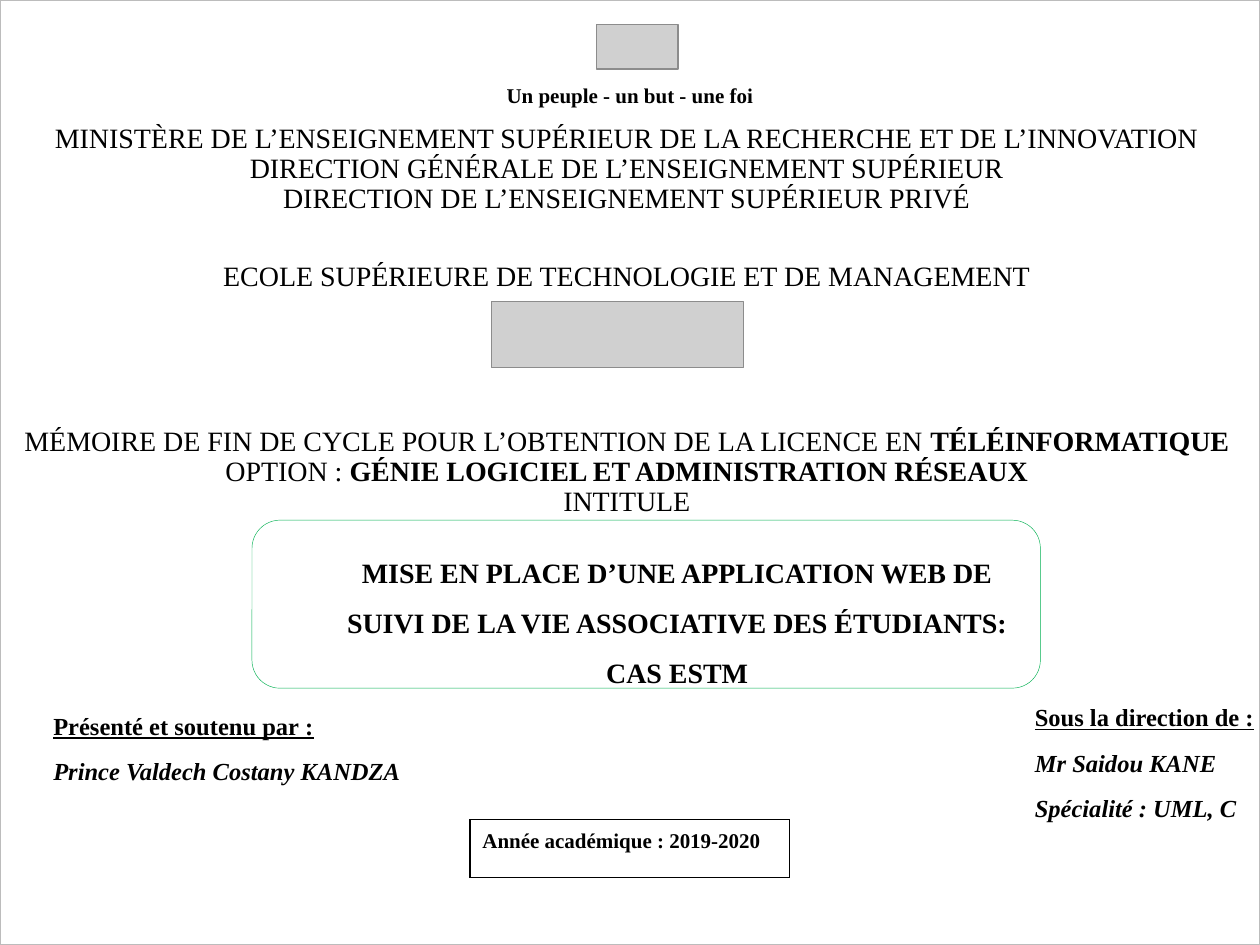
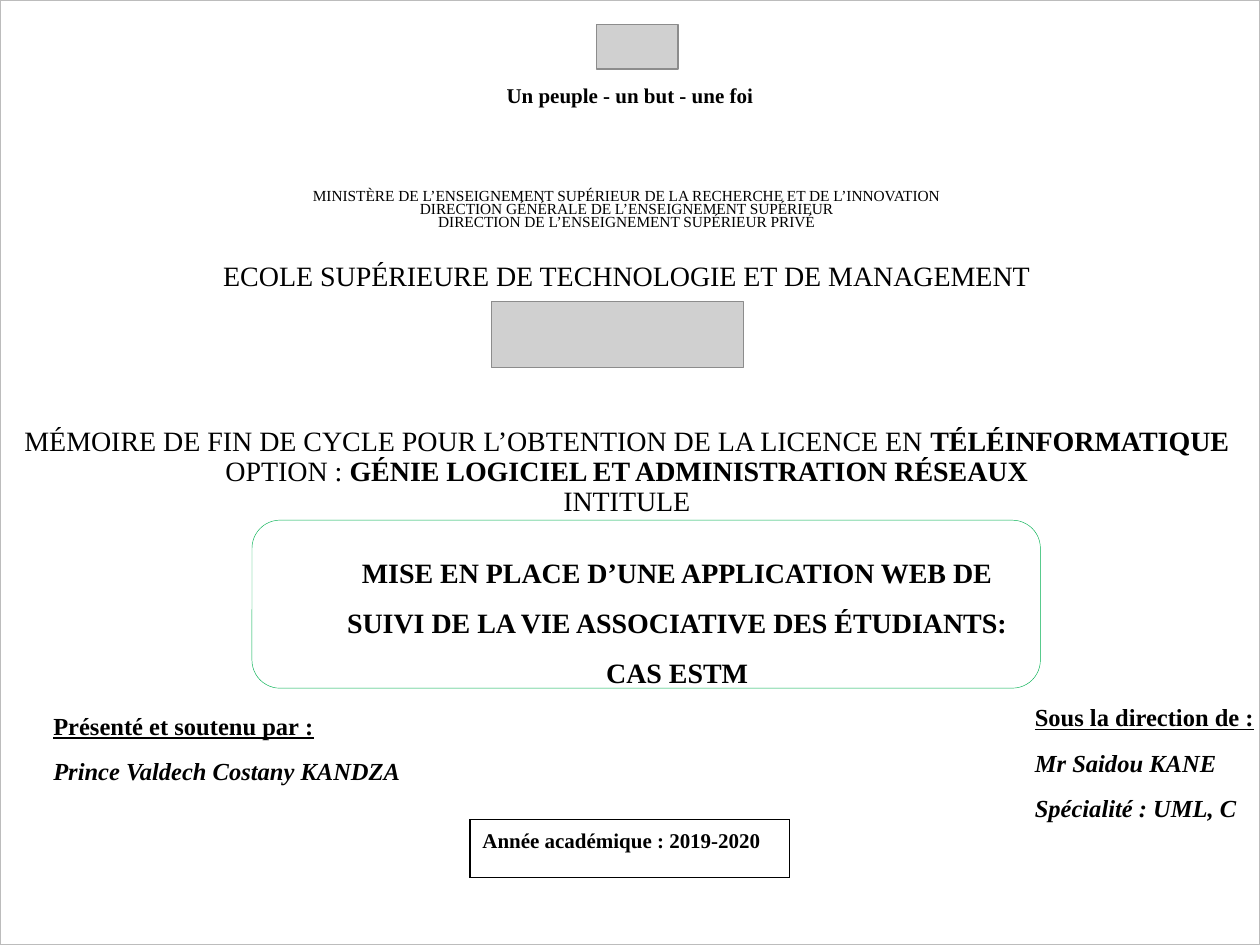
Before and after one commit to costany93/mymemory, a slide deck: slide 1 of 2186_curved_lines/2186.ppt. Drawn at 1260x945 pixels with LibreOffice and Linux fonts; fonts in the diff are those of the drawing; grey boxes stand for pictures; background and template pictures are left out. Boxes give left, top, right and bottom in pixels: in the first picture for what was removed or moved away, otherwise in the second. Text is boxed around its words. In the diff, an @@ line names an element or a change of style, - is before the commit and + after.

```diff
--- a/2186_curved_lines/2186.ppt
+++ b/2186_curved_lines/2186.ppt
@@ text "MINISTÈRE DE L’ENSEIGNEMENT SUPÉRIEUR DE ..." at <box>313,189,939,227</box>: size 16 to 8.8 pt; line spacing 0.9 to 0.7 @@
```
Also in this commit, not shown: 6 other slides changed, 4 slides added, 3 slides removed.
